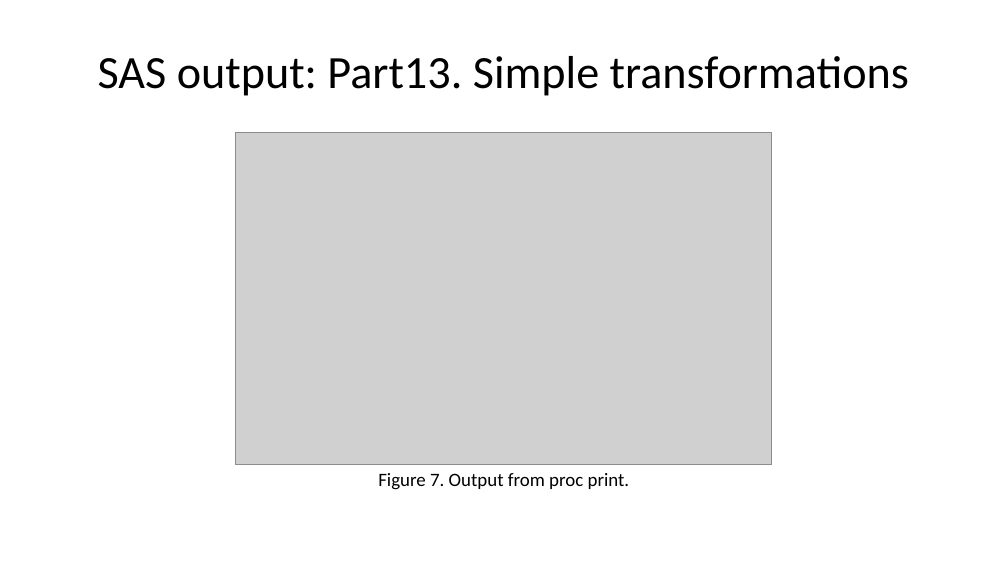
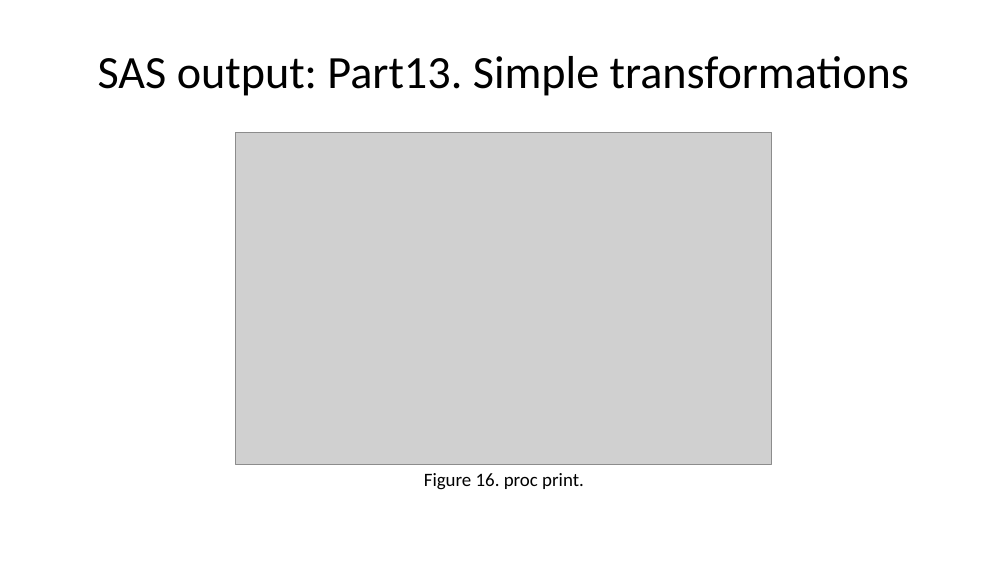
Before and after one commit to pmean/introduction-to-SAS, a slide deck: slide 57 of results/5507-02-simon-slides-and-speaker-notes.pptx (slide 49 before the commit). Drawn at 1008x567 pixels with LibreOffice and Linux fonts; fonts in the diff are those of the drawing; grey boxes stand for pictures. Boxes give left, top, right and bottom in pixels: in the first picture for what was removed or moved away, otherwise in the second. Text is boxed around its words. In the diff, an @@ line names an element or a change of style, - is before the commit and + after.

```diff
--- a/results/5507-02-simon-slides-and-speaker-notes.pptx
+++ b/results/5507-02-simon-slides-and-speaker-notes.pptx
@@ text at (424,473,584,490): text changed @@
-Figure 7. Output from proc print.
+Figure 16. proc print.
```
Also in this commit, not shown: 22 other slides changed, 13 slides added, 7 slides removed, 39 other files.
